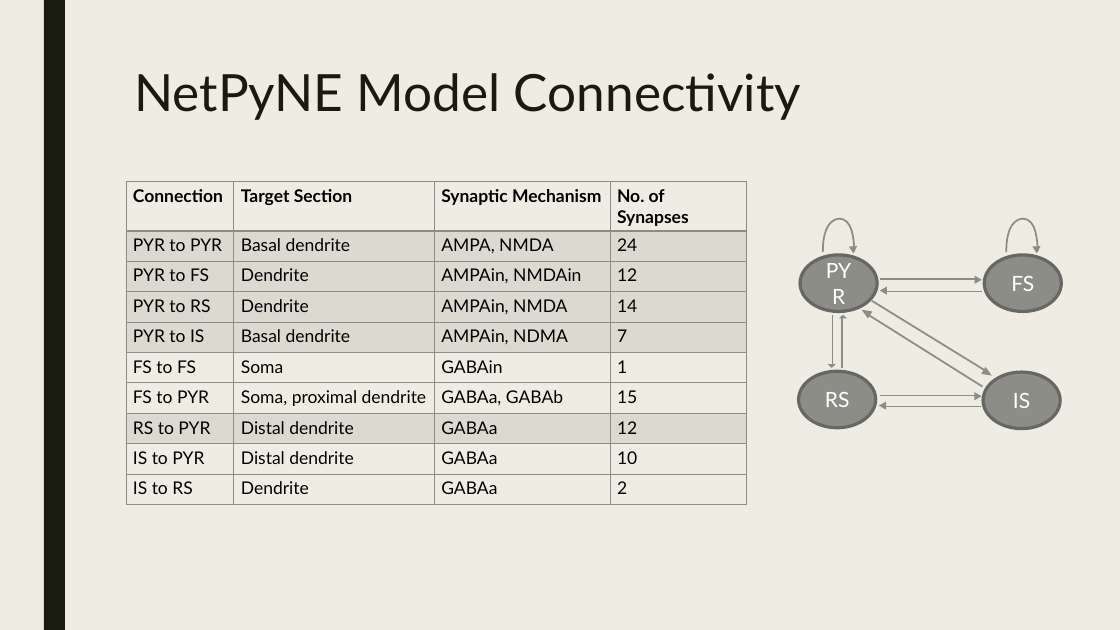
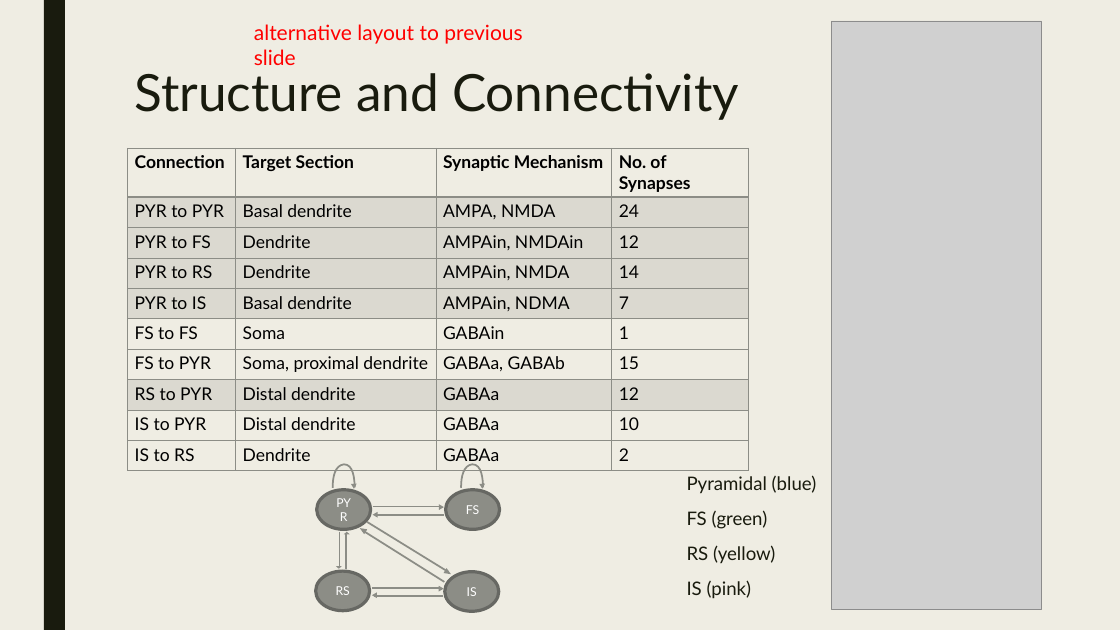
Before and after one commit to kedoxey/netpyne-project, a slide deck: slide 6 of presentation/netpyne-slides.pptx (slide 7 before the commit). Drawn at 1120x630 pixels with LibreOffice and Linux fonts; fonts in the diff are those of the drawing; grey boxes stand for pictures. Boxes give left, top, right and bottom in pixels: in the first picture for what was removed or moved away, otherwise in the second. Text is boxed around its words. In the diff, an @@ line names an element or a change of style, - is before the commit and + after.

```diff
--- a/presentation/netpyne-slides.pptx
+++ b/presentation/netpyne-slides.pptx
@@ text added at (x1=254, y1=24, x2=522, y2=65), 18 pt, text #FF0000 @@
+alternative layout to previous slide
@@ picture added at (x1=832, y1=21, x2=1042, y2=609) @@
@@ title at (x1=134, y1=73, x2=739, y2=120): text changed @@
-NetPyNE Model Connectivity
+Structure and Connectivity
@@ table resized from (x1=126, y1=182, x2=747, y2=498) to (x1=128, y1=149, x2=749, y2=469) @@
@@ freeform shape removed at (x1=823, y1=218, x2=855, y2=252) @@
@@ freeform shape removed at (x1=1007, y1=218, x2=1038, y2=252) @@
@@ line removed from (880, 279) to (979, 279) @@
@@ triangle removed at (x1=881, y1=287, x2=887, y2=295) @@
@@ line removed from (982, 292) to (883, 292) @@
@@ triangle removed at (x1=975, y1=276, x2=982, y2=284) @@
@@ line removed from (833, 315) to (833, 366) @@
@@ triangle removed at (x1=839, y1=315, x2=848, y2=318) @@
@@ line removed from (843, 368) to (843, 317) @@
@@ triangle removed at (x1=860, y1=306, x2=873, y2=319) @@
@@ line removed from (983, 386) to (865, 313) @@
@@ line removed from (872, 301) to (989, 372) @@
@@ triangle removed at (x1=828, y1=365, x2=836, y2=368) @@
@@ triangle removed at (x1=982, y1=367, x2=995, y2=379) @@
@@ line removed from (880, 396) to (979, 396) @@
@@ triangle removed at (x1=880, y1=402, x2=886, y2=410) @@
@@ line removed from (981, 407) to (882, 407) @@
@@ triangle removed at (x1=975, y1=392, x2=981, y2=400) @@
@@ text added at (x1=687, y1=475, x2=817, y2=599), 16 pt, text #191B0E @@
+Pyramidal (blue)
+FS (green)
+RS (yellow)
+IS (pink)
@@ ellipse "PYR" resized from (x1=800, y1=255, x2=877, y2=311) to (x1=317, y1=490, x2=371, y2=529) @@
@@ ellipse "FS" resized from (x1=985, y1=255, x2=1062, y2=311) to (x1=446, y1=490, x2=500, y2=529) @@
@@ triangle at (x1=358, y1=526, x2=367, y2=534): rotation 177 to 302 degrees @@
@@ group added at (x1=333, y1=465, x2=486, y2=599): 8 triangles, 8 lines, 2 freeform shapes @@
@@ triangle at (x1=444, y1=568, x2=453, y2=576): rotation 177 to 121 degrees @@
@@ ellipse "RS" resized from (x1=799, y1=371, x2=876, y2=428) to (x1=316, y1=571, x2=370, y2=611) @@
@@ size 18 to 10.5 pt in 4 elements at (x1=317, y1=490, x2=371, y2=529), (x1=446, y1=490, x2=500, y2=529), (x1=316, y1=571, x2=370, y2=611), (x1=445, y1=572, x2=499, y2=612) @@
@@ ellipse "IS" resized from (x1=983, y1=372, x2=1060, y2=429) to (x1=445, y1=572, x2=499, y2=612) @@
```
Also in this commit, not shown: 7 other slides changed, 1 slide removed.
